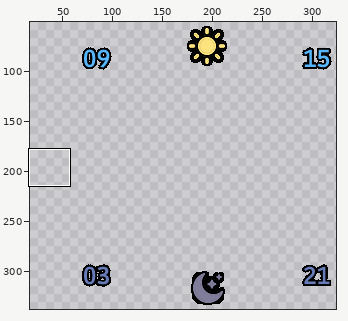
One commit to this sprite sheet: resources-fr165/dial-bright.png. Above, an overview of the earlier version with the close-up marked.
Close-up. Earlier state:
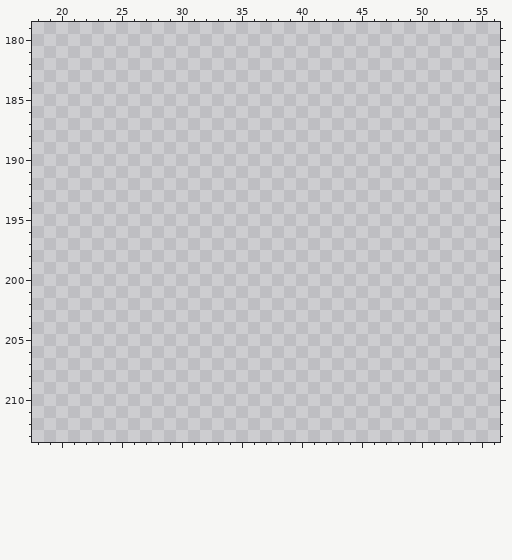
The file is 390x390 pixels. Colours within 5 levels of each other are drawn and written as one. Shown: x 18..56, y 179..213. The old version is drawn lined up with the new one. The wide view leaves out empty margins. The commit also changed other parts of the picture, which this record leaves out.
After the commit:
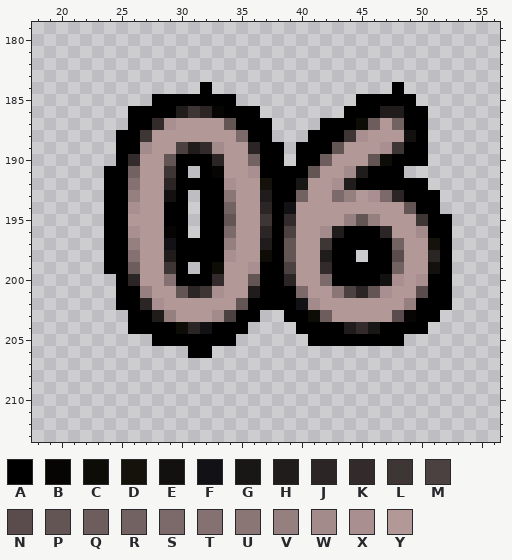
Palette (. is transparent): A #000000  B #060503  C #0e0c07  D #14120a  E #131010  F #121216  G #191616  H #201c1c  J #2c2525  K #332b2b  L #3e3535  M #4c4141  N #5a4c4c  P #645555  Q #6d5d5d  R #736262  S #7c6969  T #857171  U #8b7676  V #967f7f  W #a38b8b  X #a98f8f  Y #b39898
The edit:
drawings rearranged on the sheet (the old picture shows each at its new place)
y 184: x 32 . -> A; x 48 . -> A
y 185: x 28..34 ....... -> AAAAAAA; x 45..49 ..... -> AAAAA
y 186: x 26..36 ........... -> AAAAHLJBAAA; x 44..50 ....... -> AAAHHAA
y 187: x 26..37 ............ -> AAKXYYYYPAAA; x 42..50 ......... -> AAACQYRAA
y 188: x 25..37 ............. -> AALYYYYYYYSAA; x 41..50 .......... -> AAALXYYYEA
y 189: x 25..38 .............. -> AAWYYMHKWYYJAA; x 40..50 ........... -> AAAPYYYXLAA
y 190: x 25..38 .............. -> AKYYPAAAJYYRAA; x 40..50 ........... -> AAQYYYPCAAA
y 191: x 24..30 ....... -> AARYYLA; x 32..48 ................. -> ABYYXAAAAPYYWHAAA
y 192: x 24..50 ........................... -> AATYYJAAAAXYYDAAGYYXHAAAAAA
y 193: x 24..30 ....... -> AAVYYEA; x 32..51 .................... -> AAUYYHAARYYSVYXSJAAA
y 194: x 24..30 ....... -> AAXYYAA; x 32..51 .................... -> AARYYJAFYYYYYYYYYPAA
y 195: x 24..30 ....... -> AAYYYAA; x 32..52 ..................... -> AAPYYLAKYYYYVPVYYYLAA
y 196: x 24..30 ....... -> AAXYYBA; x 32..52 ..................... -> AASYYJAMYYWHAAAJYYWAA
y 197: x 24..52 ............................. -> AAVYYFAAAAVYYHAPYYLAAAAARYYDA
y 198: x 24..44 ..................... -> AATYYHAAAAXYYCAPYYHAA; x 46..52 ....... -> AANYYJA
y 199: x 24..30 ....... -> AAQYYLA; x 32..52 ..................... -> ACYYXAAMYYKAAAAARYYEA
y 200: x 25..52 ............................ -> AJYYTAAAKYYPAAJYYSAAAAEXYXAA
y 201: x 25..52 ............................ -> AAVYYPJLXYYHAAASYYUMJPXYYNAA
y 202: x 25..52 ............................ -> AAJXYYYYYYPAAAAFWYYYYYYYVAAA
y 203: x 26..36 ........... -> AAHVYYYWMAA; x 39..51 ............. -> AACQYYYYYNBAA
y 204: x 26..35 .......... -> AAAACJFAAA; x 40..50 ........... -> AAAAHKGAAAA
y 205: x 28..34 ....... -> AAAAAAA; x 41..48 ........ -> AAAAAAAA
y 206: x 31..32 .. -> AA
Where, in picture pixels (left, top, right, bottom), the same in both close-ups:
added: (104, 82, 452, 358)
